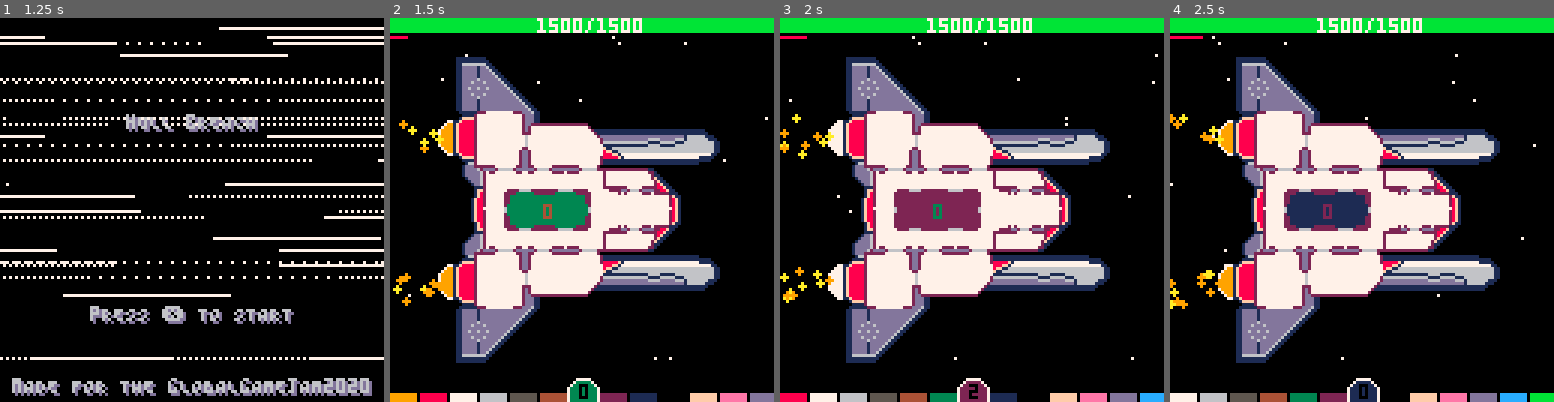
Above: before the commit, frames 1-4 (left to right).
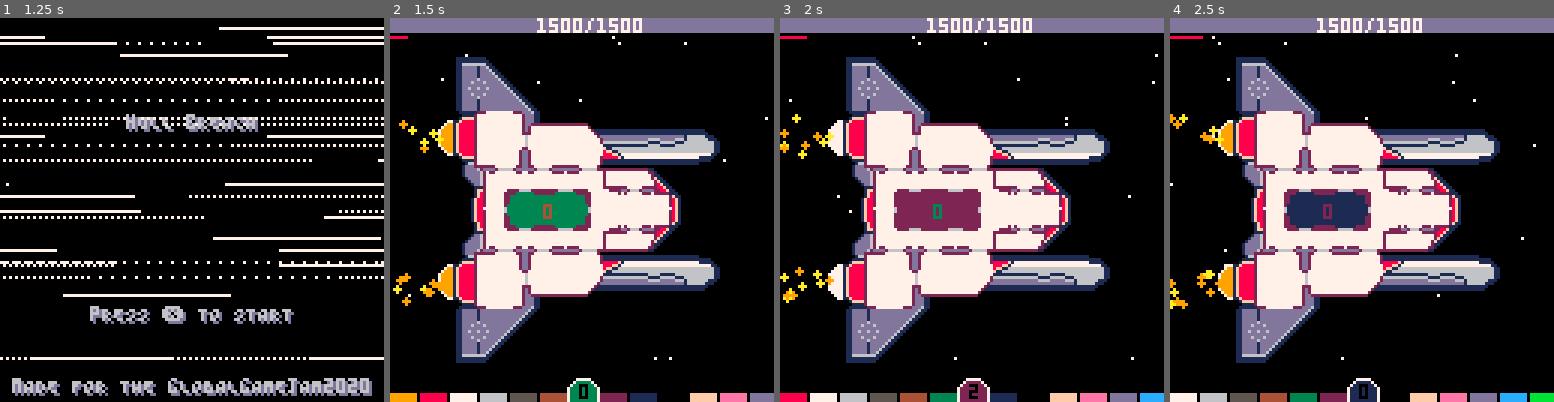
Above: after the commit, the same moments.

Repository: kiiro94/GGJ2020
Game: PICO-8 cartridge ggj2020.p8
Two runs of this game, one before a commit and one after it. Both use one fixed random seed, a clock stepped at 60 frames per second and the inputs below.
Inputs (mouse positions are in pixels of both pictures, inside the frame that each line leads up to):
- Up to frame 1 (1.25 s): tap X (X key) at 0.33, 1.07 s; click (280, 121) at 0.67 s; tap O (Z key) at 0.7 s; click (46, 267) at 1.22 s
- Up to frame 2 (1.5 s): no input
- Up to frame 3 (2 s): hold Right from 1.6 s (still down); tap O (Z key) at 1.7 s; click (887, 114) at 1.77 s; tap X (X key) at 1.85 s
- Up to frame 4 (2.5 s): release Right at 2.1 s; tap O (Z key) at 2.1 s; hold Up 2.15-2.42 s; click (1342, 259) at 2.32 s; hold Right from 2.47 s (still down)

Frame 1 is identical in both runs. In frame 2, 3.4% of the frame differs, in the area x 0-100%, y 0-4%; in frame 3, 3.4%; in frame 4, 3.4%.

Commit message:
hpbar color

Diff:
--- a/ggj2020.p8
+++ b/ggj2020.p8
@@ -801,7 +801,7 @@
 end
 
 function drawHpBar()
-   local col = 11
+   local col = 13
    if (hp/maxhp)<0.3 then
 	  col = 8
    elseif (hp/maxhp)<0.6 then
